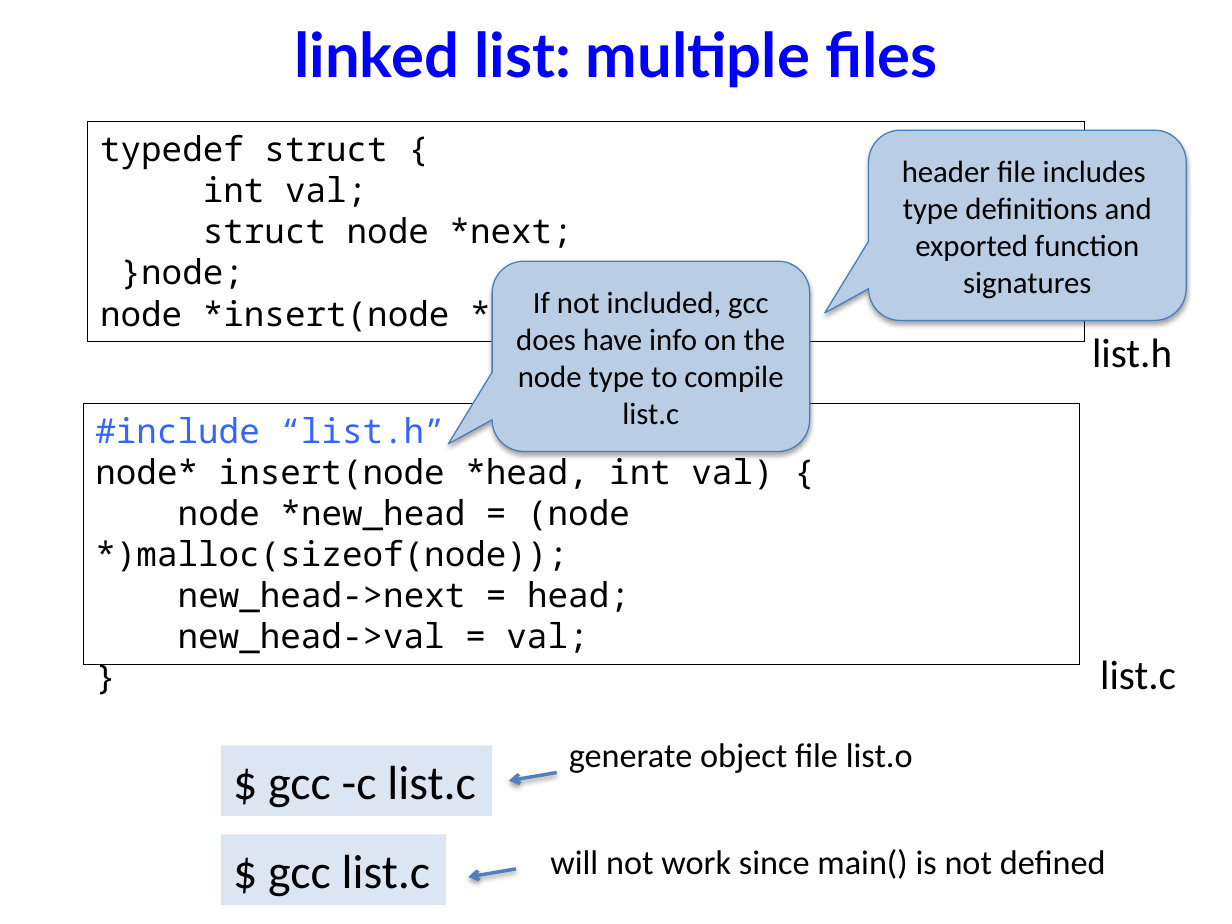
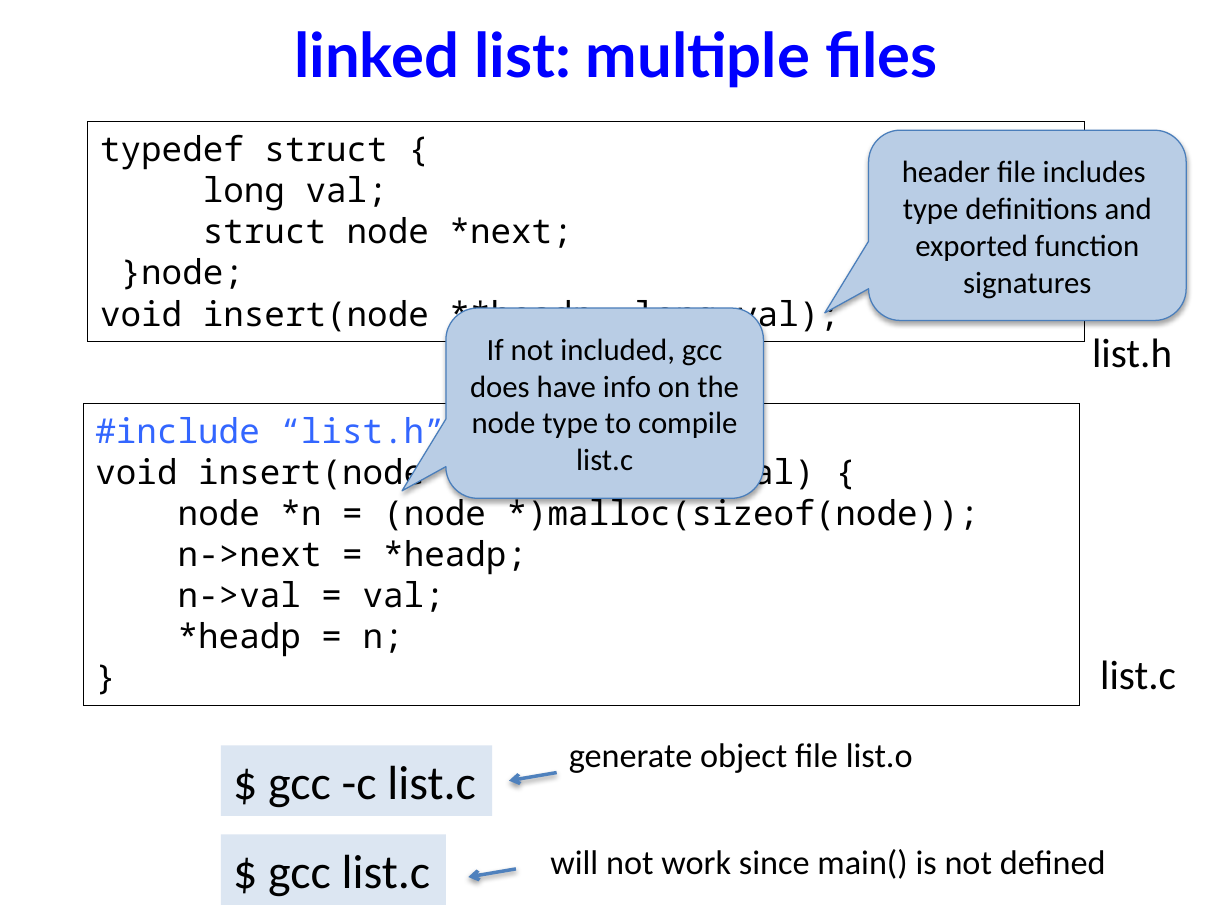
Before and after one commit to NYU-CSO/nyu-cso.github.io, a slide deck: slide 4 of notes/07-largec-io.pptx. Drawn at 1232x924 pixels with LibreOffice and Linux fonts; fonts in the diff are those of the drawing. Boxes give left, top, right and bottom in pixels: in the first picture for what was removed or moved away, otherwise in the second. Text is boxed around its words. In the diff, an @@ line names an element or a change of style, - is before the commit and + after.

```diff
--- a/notes/07-largec-io.pptx
+++ b/notes/07-largec-io.pptx
@@ text in rectangle at [203, 176, 388, 211]: text changed @@
-int val;
+long val;
@@ text in rectangle at [100, 293, 840, 335]: text changed @@
-node *insert(node *head, int val);
+void insert(node **headp, long val);
@@ rounded speech box "If not included, gcc does ...": place and size @@
-rounded speech box "If not included, gcc does ..." at [492, 261, 809, 451]
+rounded speech box "If not included, gcc does ..." at [446, 308, 764, 498]
@@ rectangle "#include “list.h”": place and size @@
-rectangle "#include “list.h”" at [84, 403, 1080, 664]
+rectangle "#include “list.h”" at [84, 403, 1080, 706]
@@ text in rectangle at [95, 452, 980, 657]: text changed @@
-node* insert(node *head, int val) {
-node *new_head = (node *)malloc(sizeof(node));
-new_head->next = head;
-new_head->val = val;
+void insert(node **headp, long val) {
+node *n = (node *)malloc(sizeof(node));
+n->next = *headp;
+n->val = val;
+*headp = n;
```
Also in this commit, not shown: 2 other slides changed, 2 other files.
